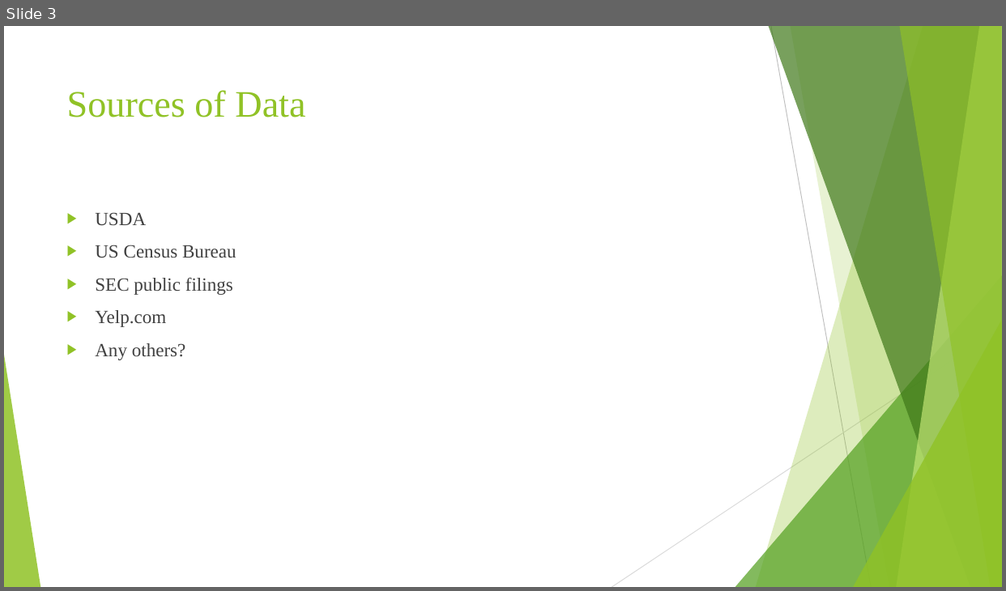
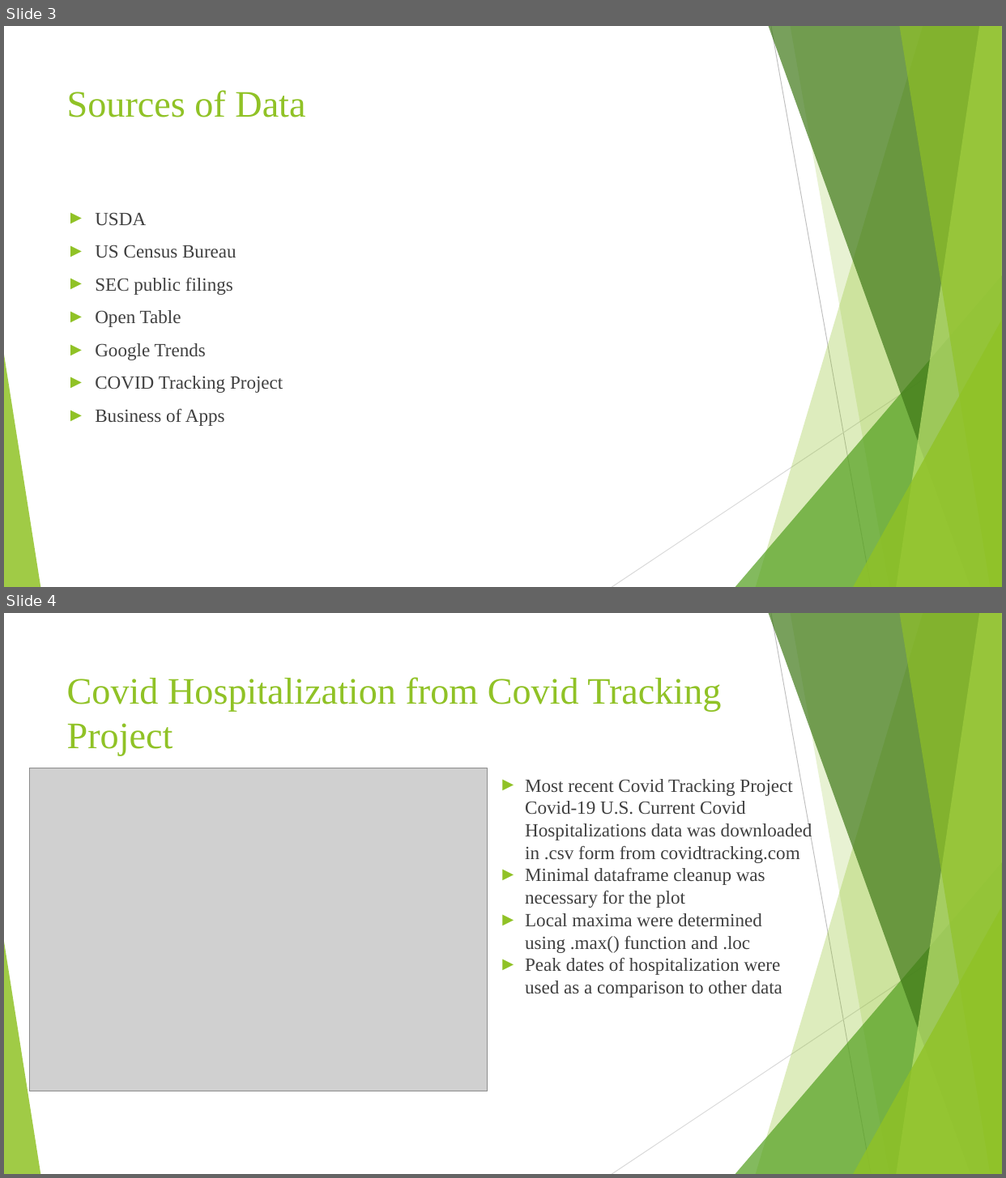
Before and after one commit to emmobley63/Project_1, a slide deck: Group 2 PowerPoint Presentation.pptx. Shown one above the other, each under a label of ours: slide 3 before the commit, slides 3 and 4 after it. The pictures are 1006x591 and 1006x1178 pixels, drawn with LibreOffice and Linux fonts; fonts in the diff are those of the drawing; grey boxes stand for pictures. Boxes give left, top, right and bottom in pixels: in the first picture for what was removed or moved away, otherwise in the second. Text is boxed around its words. In the diff, an @@ line names an element or a change of style, - is before the commit and + after.

```diff
--- a/Group 2 PowerPoint Presentation.pptx
+++ b/Group 2 PowerPoint Presentation.pptx
@@ slide 4 added at <box>4,613,1002,1174</box>, background #FFFFFF; not listed: 10 template elements that a slide beside it also shows @@
@@ title added at <box>67,677,721,756</box>, 36 pt, text #90C226 @@
+Covid Hospitalization from Covid Tracking Project
@@ picture added at <box>29,768,487,1092</box> @@
@@ text added at <box>525,779,812,998</box>, 18 pt, text #3F3F3F @@
+► Most recent Covid Tracking Project Covid-19 U.S. Current Covid Hospitalizations data was downloaded in .csv form from covidtracking.com
+► Minimal dataframe cleanup was necessary for the plot
+► Local maxima were determined using .max() function and .loc
+► Peak dates of hospitalization were used as a comparison to other data
@@ slide 3 changed as well @@
@@ text at <box>95,310,283,426</box>: text changed; text colour #404040 to #3F3F3F @@
-▶ Yelp.com
-▶ Any others?
+► Open Table
+► Google Trends
+► COVID Tracking Project
+► Business of Apps
```
Also in this commit, not shown: 3 other slides changed, 3 other slides added, 1 other file.
